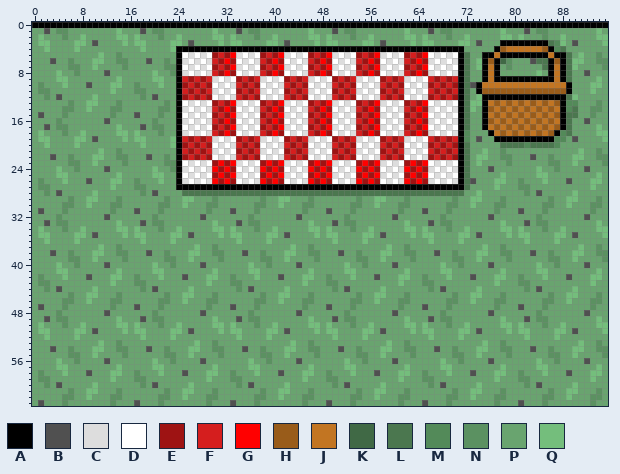
Sprite sheet, stored at Assets/Textures/groundTexture.png. Above: the version before the commit.
The file is 96x64 pixels. Colours within 5 levels of each other are drawn and written as one.
Palette (. is transparent): A #000000  B #505050  C #dddddd  D #ffffff  E #9e1313  F #d51e1e  G #ff0000  H #995c1a  J #c27522  K #406945  L #4b774f  M #538a59  N #5b9161  P #69a46f  Q #74be7c
Pixels before (only the part around the change), first column x 0:
27 PNNPPPPPPPPPPQPPPNNPPPPPAAAAAAAAAAAAAAAAAAAAAAAAAAAAAAAAAAAAAAAAAAAAAAAALPPPPQPPPNNPPPPPPPPPPQPP
28 PPNPBPPPPPQPPPPPPPNPBPPPPLLLLLLLLLLLLLLLLLLLLLLLLLLLLLLLLLLLLLLLLLLLLLLLPPQPPPPPPPNPBPPPPPQPPPPP
29 PPPPPPNPPQQPPPNPPPPPPPNPPQQPPPNPPPPPPPNPPQQPPPNPPPPPPPNPPQQPPPNPPPPPPPNPPQQPPPNPPPPPPPNPPQQPPPNP
30 PPPPPNNPPQPPPNNPPPPPPNNPPQPPPNNPPPPPPNNPPQPPPNNPPPPPPNNPPQPPPNNPPPPPPNNPPQPPPNNPPPPPPNNPPQPPPNNP
31 PBPPPNPPPPPPPNPPPBPPPNPPPPPPPNPPPBPPPNPPPPPPPNPPPBPPPNPPPPPPPNPPPBPPPNPPPPPPPNPPPBPPPNPPPPPPPNPP
32 PPPPNPPPPPPPBPPPPPPPNPPPPPPPBPPPPPPPNPPPPPPPBPPPPPPPNPPPPPPPBPPPPPPPNPPPPPPPBPPPPPPPNPPPPPPPBPPP
33 PPBPNNPPPPPPPPQPPPBPNNPPPPPPPPQPPPBPNNPPPPPPPPQPPPBPNNPPPPPPPPQPPPBPNNPPPPPPPPQPPPBPNNPPPPPPPPQP
34 PQPPPNPPQPPPPPQQPQPPPNPPQPPPPPQQPQPPPNPPQPPPPPQQPQPPPNPPQPPPPPQQPQPPPNPPQPPPPPQQPQPPPNPPQPPPPPQQ
35 PQQPPPPQQPBPPPPQPQQPPPPQQPBPPPPQPQQPPPPQQPBPPPPQPQQPPPPQQPBPPPPQPQQPPPPQQPBPPPPQPQQPPPPQQPBPPPPQ
36 PPQPPPPQPPPPPPPPPPQPPPPQPPPPPPPPPPQPPPPQPPPPPPPPPPQPPPPQPPPPPPPPPPQPPPPQPPPPPPPPPPQPPPPQPPPPPPPP
37 PPPPPPPPPPPQPPNPPPPPPPPPPPPQPPNPPPPPPPPPPPPQPPNPPPPPPPPPPPPQPPNPPPPPPPPPPPPQPPNPPPPPPPPPPPPQPPNP
38 PPPBPPNPPPQQPPNNPPPBPPNPPPQQPPNNPPPBPPNPPPQQPPNNPPPBPPNPPPQQPPNNPPPBPPNPPPQQPPNNPPPBPPNPPPQQPPNN
39 PPPPPPNNPPQPPPPNPPPPPPNNPPQPPPPNPPPPPPNNPPQPPPPNPPPPPPNNPPQPPPPNPPPPPPNNPPQPPPPNPPPPPPNNPPQPPPPN
40 PPPPQPPNPPPPBPPPPPPPQPPNPPPPBPPPPPPPQPPNPPPPBPPPPPPPQPPNPPPPBPPPPPPPQPPNPPPPBPPPPPPPQPPNPPPPBPPP
41 PPPPQQPPPPPPPPQPPPPPQQPPPPPPPPQPPPPPQQPPPPPPPPQPPPPPQQPPPPPPPPQPPPPPQQPPPPPPPPQPPPPPQQPPPPPPPPQP
42 PNPPPQPPPBPPPQQPPNPPPQPPPBPPPQQPPNPPPQPPPBPPPQQPPNPPPQPPPBPPPQQPPNPPPQPPPBPPPQQPPNPPPQPPPBPPPQQP
43 PNNPPPPPPPPPPQPPPNNPPPPPPPPPPQPPPNNPPPPPPPPPPQPPPNNPPPPPPPPPPQPPPNNPPPPPPPPPPQPPPNNPPPPPPPPPPQPP
44 PPNPBPPPPPQPPPPPPPNPBPPPPPQPPPPPPPNPBPPPPPQPPPPPPPNPBPPPPPQPPPPPPPNPBPPPPPQPPPPPPPNPBPPPPPQPPPPP
45 PPPPPPNPPQQPPPNPPPPPPPNPPQQPPPNPPPPPPPNPPQQPPPNPPPPPPPNPPQQPPPNPPPPPPPNPPQQPPPNPPPPPPPNPPQQPPPNP
46 PPPPPNNPPQPPPNNPPPPPPNNPPQPPPNNPPPPPPNNPPQPPPNNPPPPPPNNPPQPPPNNPPPPPPNNPPQPPPNNPPPPPPNNPPQPPPNNP
47 PBPPPNPPPPPPPNPPPBPPPNPPPPPPPNPPPBPPPNPPPPPPPNPPPBPPPNPPPPPPPNPPPBPPPNPPPPPPPNPPPBPPPNPPPPPPPNPP
48 PPPPNPPPPPPPBPPPPPPPNPPPPPPPBPPPPPPPNPPPPPPPBPPPPPPPNPPPPPPPBPPPPPPPNPPPPPPPBPPPPPPPNPPPPPPPBPPP
49 PPBPNNPPPPPPPPQPPPBPNNPPPPPPPPQPPPBPNNPPPPPPPPQPPPBPNNPPPPPPPPQPPPBPNNPPPPPPPPQPPPBPNNPPPPPPPPQP
50 PQPPPNPPQPPPPPQQPQPPPNPPQPPPPPQQPQPPPNPPQPPPPPQQPQPPPNPPQPPPPPQQPQPPPNPPQPPPPPQQPQPPPNPPQPPPPPQQ
51 PQQPPPPQQPBPPPPQPQQPPPPQQPBPPPPQPQQPPPPQQPBPPPPQPQQPPPPQQPBPPPPQPQQPPPPQQPBPPPPQPQQPPPPQQPBPPPPQ
52 PPQPPPPQPPPPPPPPPPQPPPPQPPPPPPPPPPQPPPPQPPPPPPPPPPQPPPPQPPPPPPPPPPQPPPPQPPPPPPPPPPQPPPPQPPPPPPPP
53 PPPPPPPPPPPQPPNPPPPPPPPPPPPQPPNPPPPPPPPPPPPQPPNPPPPPPPPPPPPQPPNPPPPPPPPPPPPQPPNPPPPPPPPPPPPQPPNP
54 PPPBPPNPPPQQPPNNPPPBPPNPPPQQPPNNPPPBPPNPPPQQPPNNPPPBPPNPPPQQPPNNPPPBPPNPPPQQPPNNPPPBPPNPPPQQPPNN
55 PPPPPPNNPPQPPPPNPPPPPPNNPPQPPPPNPPPPPPNNPPQPPPPNPPPPPPNNPPQPPPPNPPPPPPNNPPQPPPPNPPPPPPNNPPQPPPPN
56 PPPPQPPNPPPPBPPPPPPPQPPNPPPPBPPPPPPPQPPNPPPPBPPPPPPPQPPNPPPPBPPPPPPPQPPNPPPPBPPPPPPPQPPNPPPPBPPP
57 PPPPQQPPPPPPPPQPPPPPQQPPPPPPPPQPPPPPQQPPPPPPPPQPPPPPQQPPPPPPPPQPPPPPQQPPPPPPPPQPPPPPQQPPPPPPPPQP
58 PNPPPQPPPBPPPQQPPNPPPQPPPBPPPQQPPNPPPQPPPBPPPQQPPNPPPQPPPBPPPQQPPNPPPQPPPBPPPQQPPNPPPQPPPBPPPQQP
59 PNNPPPPPPPPPPQPPPNNPPPPPPPPPPQPPPNNPPPPPPPPPPQPPPNNPPPPPPPPPPQPPPNNPPPPPPPPPPQPPPNNPPPPPPPPPPQPP
60 PPNPBPPPPPQPPPPPPPNPBPPPPPQPPPPPPPNPBPPPPPQPPPPPPPNPBPPPPPQPPPPPPPNPBPPPPPQPPPPPPPNPBPPPPPQPPPPP
61 PPPPPPNPPQQPPPNPPPPPPPNPPQQPPPNPPPPPPPNPPQQPPPNPPPPPPPNPPQQPPPNPPPPPPPNPPQQPPPNPPPPPPPNPPQQPPPNP
62 PPPPPNNPPQPPPNNPPPPPPNNPPQPPPNNPPPPPPNNPPQPPPNNPPPPPPNNPPQPPPNNPPPPPPNNPPQPPPNNPPPPPPNNPPQPPPNNP
63 PBPPPNPPPPPPPNPPPBPPPNPPPPPPPNPPPBPPPNPPPPPPPNPPPBPPPNPPPPPPPNPPPBPPPNPPPPPPPNPPPBPPPNPPPPPPPNPP
Once edited:
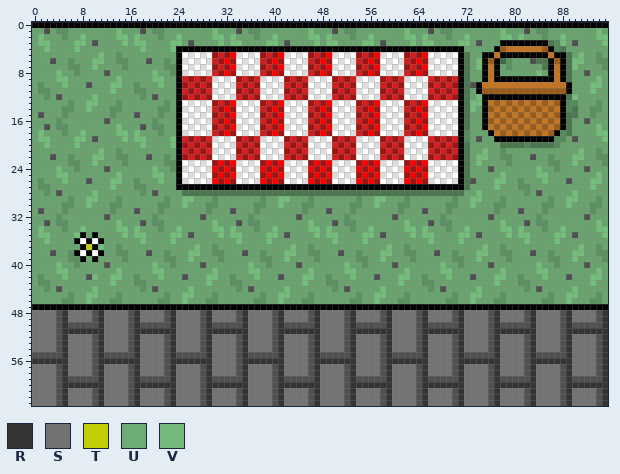
Colours new in this view: R #343434  S #737373  T #c1cf04  U #6dac74  V #74b87b
Changes in this commit:
Changed rows in their new state; - is an unchanged pixel.
first column x 7:
35 -A-A-
36 ADADA
37 -ATA-
38 ADADA
39 -AUA-
42 ---V-
first column x 0:
47 AAAAAAAAAAAAAAAAAAAAAAAAAAAAAAAAAAAAAAAAAAAAAAAAAAAAAAAAAAAAAAAAAAAAAAAAAAAAAAAAAAAAAAAAAAAAAAAA
48 SSSSBRSSSSBRSSSSBRSSSSBRSSSS-RSSSSBRSSSSBRSSSSBRSSSSBRSSSSBRSSSSBRSSSSBRSSSS-RSSSSBRSSSSBRSSSSBR
49 SSSSBRSSSSBRSSSSBRSSSSBRSSSSBRSSSS-RSSSSBRSSSSBRSSSSBRSSSSBRSSSSBRSSSSBRSSSSBRSSSS-RSSSSBRSSSSBR
50 SSSSBRBBBBBRSSSSBRBBBBBRSSSSBRBBBBBRSSSSBRBBBBBRSSSSBRBBBBBRSSSSBRBBBBBRSSSSBRBBBBBRSSSSBRBBBBBR
51 SSSSBRRRRRRRSSSSBRRRRRRRSSSSBRRRRRRRSSSSBRRRRRRRSSSSBRRRRRRRSSSSBRRRRRRRSSSSBRRRRRRRSSSSBRRRRRRR
52 SSSSBRSSSSBRSSSSBRSSSSBRSSSSBRSSSSBRSSSSBRSSSSBRSSSSBRSSSSBRSSSSBRSSSSBRSSSSBRSSSSBRSSSSBRSSSSBR
53 SSSSBRSSSSBRSSSSBRSSSSBRSSSSBRSSSSBRSSSSBRSSSSBRSSSSBRSSSSBRSSSSBRSSSSBRSSSSBRSSSSBRSSSSBRSSSSBR
54 SSSSBRSSSSBRSSSSBRSSSSBRSSSSBRSSSSBRSSSSBRSSSSBRSSSSBRSSSSBRSSSSBRSSSSBRSSSSBRSSSSBRSSSSBRSSSSBR
55 BBBBBRSSSSBRBBBBBRSSSSBRBBBBBRSSSSBRBBBBBRSSSSBRBBBBBRSSSSBRBBBBBRSSSSBRBBBBBRSSSSBRBBBBBRSSSSBR
56 RRRRRRSSSSBRRRRRRRSSSSBRRRRRRRSSSSBRRRRRRRSSSSBRRRRRRRSSSSBRRRRRRRSSSSBRRRRRRRSSSSBRRRRRRRSSSSBR
57 SSSSBRSSSSBRSSSSBRSSSSBRSSSSBRSSSSBRSSSSBRSSSSBRSSSSBRSSSSBRSSSSBRSSSSBRSSSSBRSSSSBRSSSSBRSSSSBR
58 SSSSBRSSSSBRSSSSBRSSSSBRSSSSBRSSSSBRSSSSBRSSSSBRSSSSBRSSSSBRSSSSBRSSSSBRSSSSBRSSSSBRSSSSBRSSSSBR
59 SSSSBRBBBBBRSSSSBRBBBBBRSSSSBRBBBBBRSSSSBRBBBBBRSSSSBRBBBBBRSSSSBRBBBBBRSSSSBRBBBBBRSSSSBRBBBBBR
60 SSSS-RRRRRRRSSSSBRRRRRRRSSSSBRRRRRRRSSSSBRRRRRRRSSSS-RRRRRRRSSSSBRRRRRRRSSSSBRRRRRRRSSSSBRRRRRRR
61 SSSSBRSSSSBRSSSSBRSSSSBRSSSSBRSSSSBRSSSSBRSSSSBRSSSSBRSSSSBRSSSSBRSSSSBRSSSSBRSSSSBRSSSSBRSSSSBR
62 SSSSBRSSSSBRSSSSBRSSSSBRSSSSBRSSSSBRSSSSBRSSSSBRSSSSBRSSSSBRSSSSBRSSSSBRSSSSBRSSSSBRSSSSBRSSSSBR
63 SSSSBRSSSSBRSSSSBRSSSSBRSSSSBRSSSSBRSSSSBRSSSSBRSSSSBRSSSSBRSSSSBRSSSSBRSSSSBRSSSSBRSSSSBRSSSSBR
Boxes around the changes in both pictures, in picture pixels (x1, y1, x2, y2):
changed: (32, 232, 608, 406)
